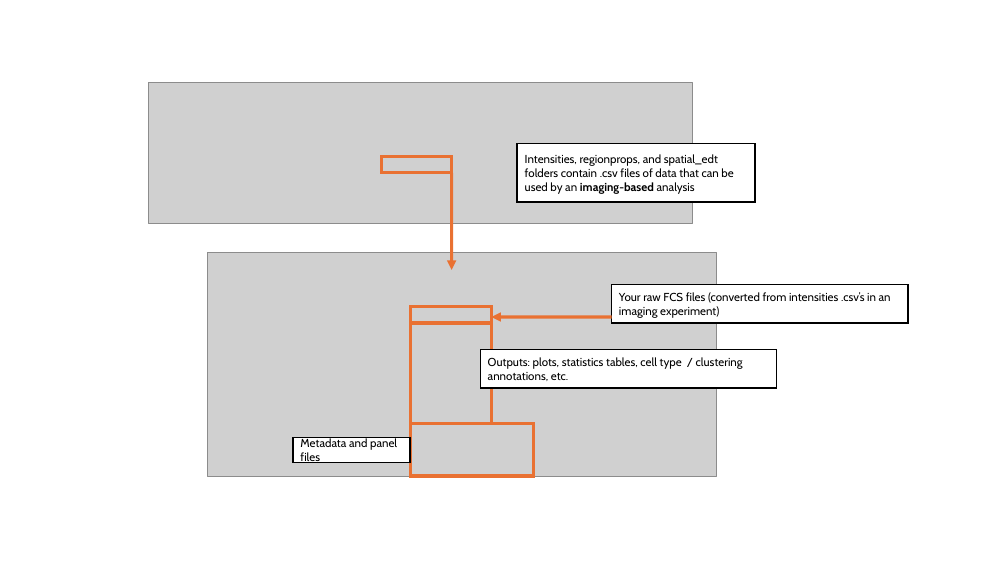
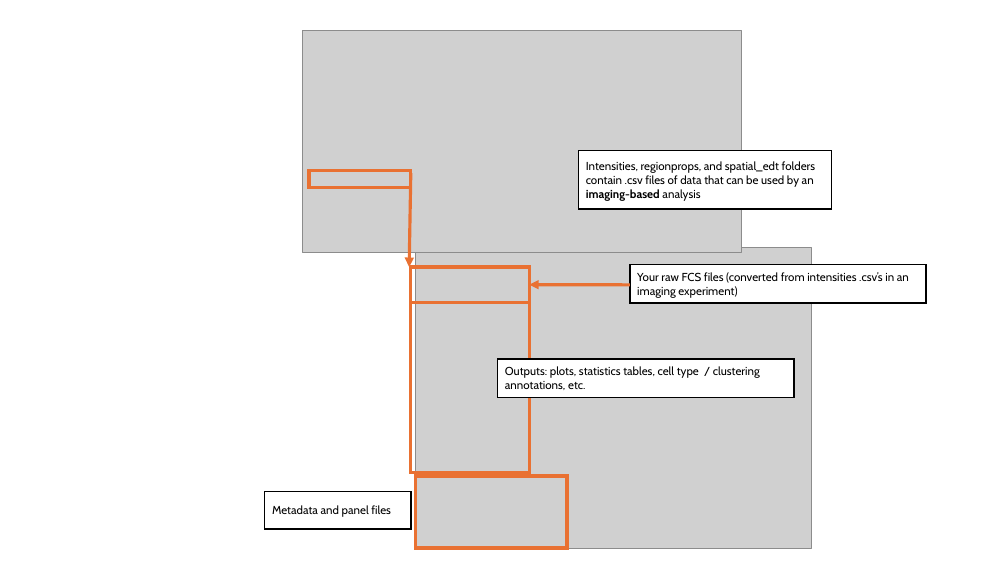
Before and after one commit to BenCaiello/PalmettoBUG, a slide deck: slide 3 of docs/source/odt_docs/image_development_slides/advanced_dev.odp. Drawn at 1008x567 pixels with LibreOffice and Linux fonts; fonts in the diff are those of the drawing; grey boxes stand for pictures. Boxes give left, top, right and bottom in pixels: in the first picture for what was removed or moved away, otherwise in the second. Text is boxed around its words. In the diff, an @@ line names an element or a change of style, - is before the commit and + after.

```diff
--- a/docs/source/odt_docs/image_development_slides/advanced_dev.odp
+++ b/docs/source/odt_docs/image_development_slides/advanced_dev.odp
@@ picture: place and size @@
-picture at <box>148,82,693,223</box>
+picture at <box>302,31,742,253</box>
@@ freeform shape: place and size @@
-freeform shape at <box>381,157,451,173</box>
+freeform shape at <box>309,171,411,188</box>
@@ arrow moved from (451, 173) - (451, 270) to (411, 173) - (409, 267) @@
@@ freeform shape "Intensities, regionprops, and spatial_edt folders ...": place and size @@
-freeform shape "Intensities, regionprops, and spatial_edt folders ..." at <box>517,144,755,202</box>
+freeform shape "Intensities, regionprops, and spatial_edt folders ..." at <box>578,150,832,209</box>
@@ freeform shape: place and size @@
-freeform shape at <box>411,306,492,323</box>
+freeform shape at <box>411,267,529,302</box>
@@ picture: place and size @@
-picture at <box>208,253,717,476</box>
+picture at <box>416,248,811,548</box>
@@ freeform shape "Your raw FCS files (converted ...": place and size @@
-freeform shape "Your raw FCS files (converted ..." at <box>612,284,908,323</box>
+freeform shape "Your raw FCS files (converted ..." at <box>630,265,926,303</box>
@@ arrow moved from (612, 317) - (492, 317) to (630, 285) - (529, 285) @@
@@ freeform shape: place and size @@
-freeform shape at <box>411,323,492,423</box>
+freeform shape at <box>411,302,529,473</box>
@@ freeform shape "Outputs: plots, statistics tables, cell ...": place and size @@
-freeform shape "Outputs: plots, statistics tables, cell ..." at <box>480,349,777,388</box>
+freeform shape "Outputs: plots, statistics tables, cell ..." at <box>498,359,794,398</box>
@@ freeform shape: place and size @@
-freeform shape at <box>411,424,534,476</box>
+freeform shape at <box>416,476,567,548</box>
@@ freeform shape "Metadata and panel files": place and size @@
-freeform shape "Metadata and panel files" at <box>293,437,411,462</box>
+freeform shape "Metadata and panel files" at <box>265,492,411,529</box>
```
Also in this commit, not shown: 3 other slides changed, 2 other files.
